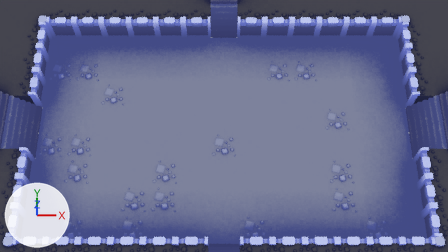
The Blender file art/arena.blend: old version first, new version second.
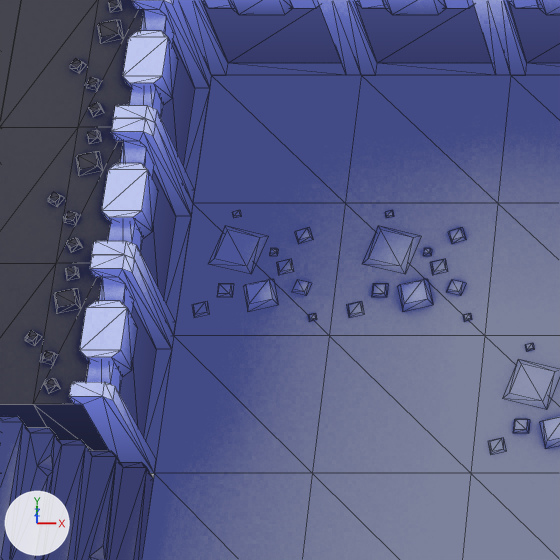
The first picture shows the older version from the file's camera 'Camera'. The close-ups show the older and then the newer version on the part from 3% to 25% of the width and 10% to 49% of the height of that picture. Only the edits that show in the close-ups are written down. Arrows for +X, +Y and +Z are at lower left; the lights stay in place. The close-ups show mesh edges as thin lines.

Objects in the first close-up: 'floor-detail.002', 'floor-detail.006', 'floor.004', 'floor.005', 'floor.006', 'floor.008', 'floor.009', 'floor.010', 'stairs-left.001', 'wall-half.037', 'wall-half.039', 'wall-half.041' and 8 more.
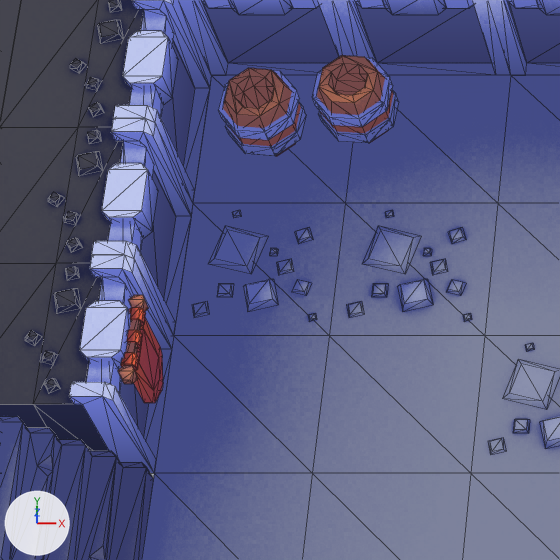
The change, as a diff of the scene's bpy script:
```diff
--- a/art/arena.blend.py
+++ b/art/arena.blend.py
@@ ob_decor_barrel_bl_001 @@
+ob_decor_barrel_bl_001 = bpy.data.objects.new('decor-barrel-bl.001', me_scene_001)
+ob_decor_barrel_bl_001.location = (-5.45, 3.65, 0.0)
+ob_decor_barrel_bl_001.rotation_euler = (1.571, 0.0, 1.1)  # degrees (90, 0, 63)
+ob_decor_barrel_bl_001.scale = (0.01, 0.01, 0.01)
@@ ob_decor_barrel_bl @@
+ob_decor_barrel_bl = bpy.data.objects.new('decor-barrel-bl', me_scene_001)
+ob_decor_barrel_bl.location = (-6.05, 3.55, 0.0)
+ob_decor_barrel_bl.rotation_euler = (1.571, 0.0, 0.3)  # degrees (90, 0, 17)
+ob_decor_barrel_bl.scale = (0.01, 0.01, 0.01)
@@ ob_banner_left_b @@
+ob_banner_left_b = bpy.data.objects.new('banner-left-b', me_scene)
+ob_banner_left_b.location = (-6.0, 1.5, 0.0)
+ob_banner_left_b.rotation_euler = (1.571, 0.0, 1.571)  # degrees (90, 0, 90)
+ob_banner_left_b.scale = (0.01, 0.01, 0.01)
```

Where the change shows, as pixel boxes [x1, y1, x2, y2] in the close-ups (560 x 560 px):
'decor-barrel-bl', added: after [218, 68, 306, 156]
'decor-barrel-bl.001', added: after [312, 55, 399, 143]
'banner-left-b', added (red): after [118, 295, 163, 403]
